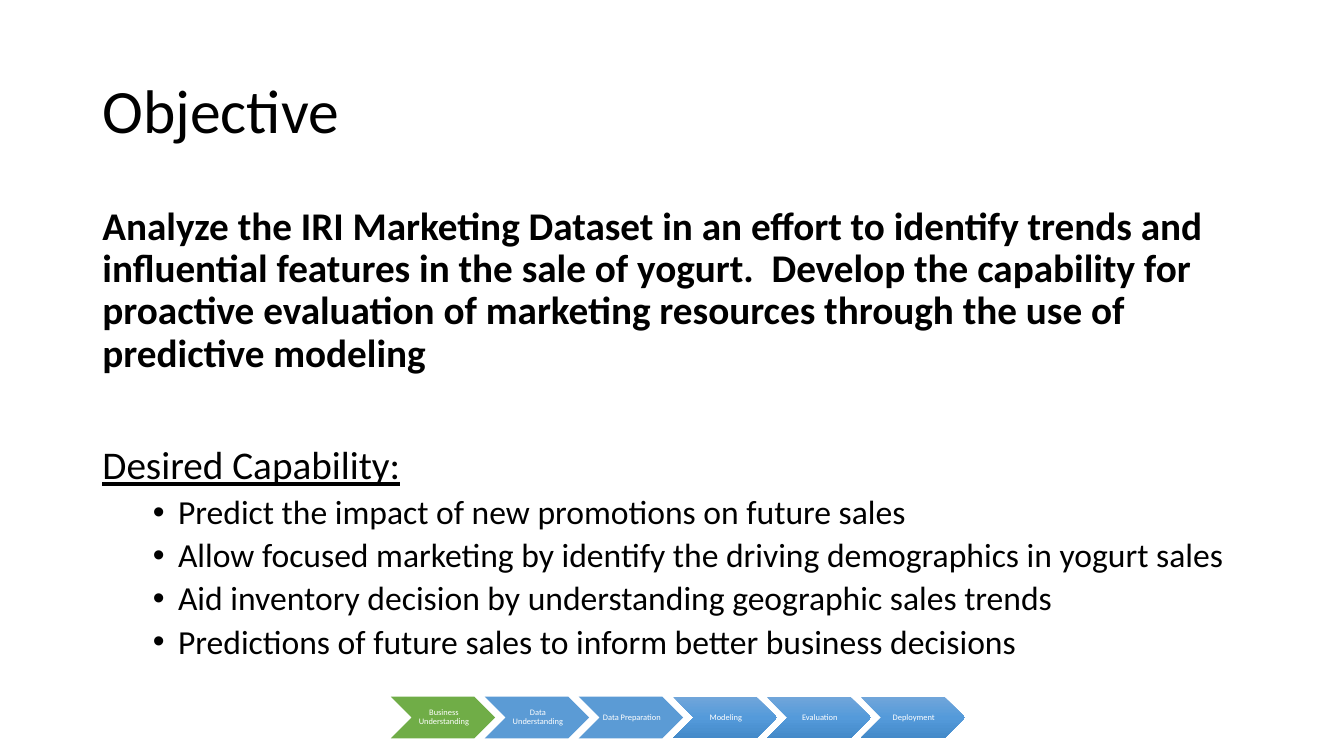
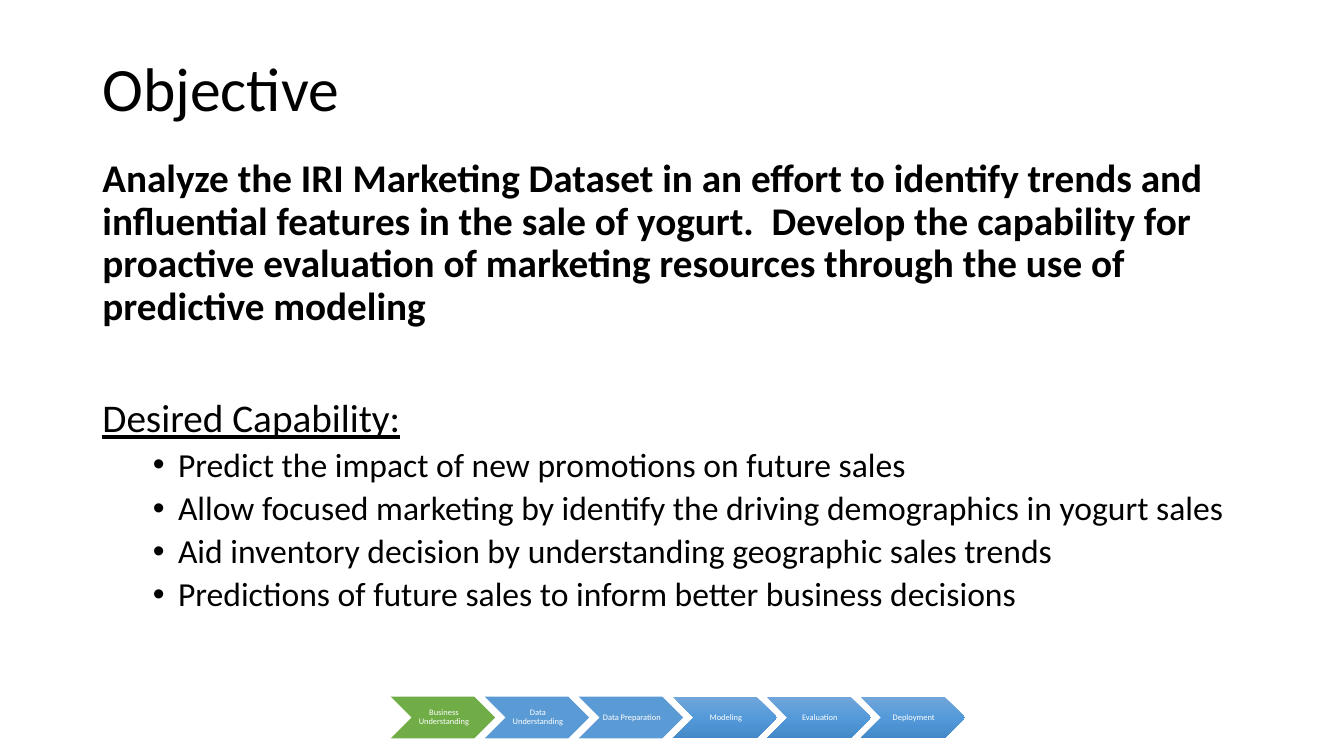
Before and after one commit to mGalarnyk/Machine_Learning_Froyo, a slide deck: slide 2 of Current_Powerpoint/Froyo_v2.pptx. Drawn at 1344x756 pixels with LibreOffice and Linux fonts; fonts in the diff are those of the drawing. Boxes give left, top, right and bottom in pixels: in the first picture for what was removed or moved away, otherwise in the second. Text is boxed around its words. In the diff, an @@ line names an element or a change of style, - is before the commit and + after.

```diff
--- a/Current_Powerpoint/Froyo_v2.pptx
+++ b/Current_Powerpoint/Froyo_v2.pptx
@@ title "Objective": place and size @@
-title "Objective" at [102, 90, 339, 144]
+title "Objective" at [102, 68, 339, 122]
@@ text "Analyze the IRI Marketing Dataset ...": place and size @@
-text "Analyze the IRI Marketing Dataset ..." at [102, 212, 1223, 655]
+text "Analyze the IRI Marketing Dataset ..." at [102, 164, 1223, 607]
```
Also in this commit, not shown: 13 other slides changed, 4 slides removed.
